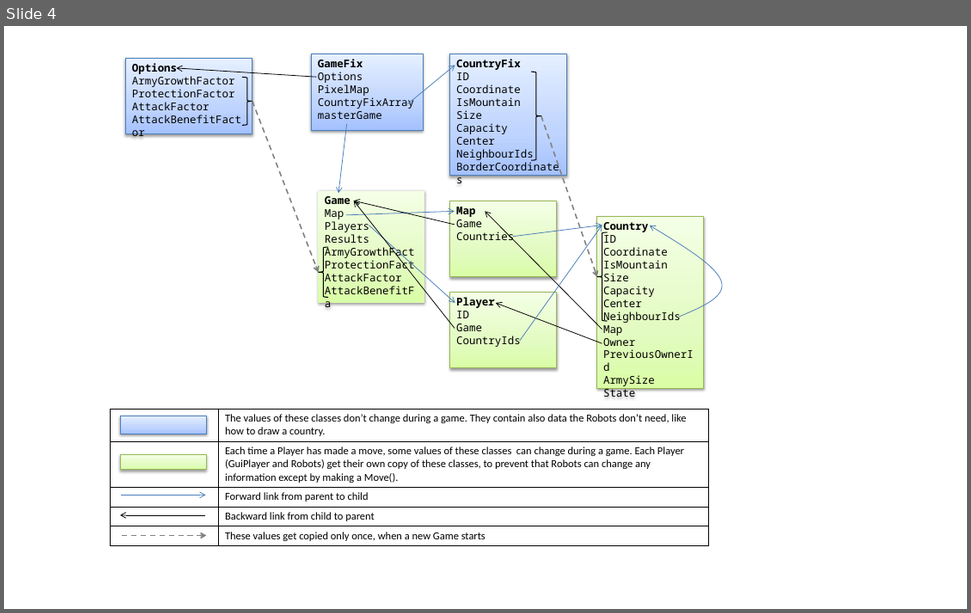
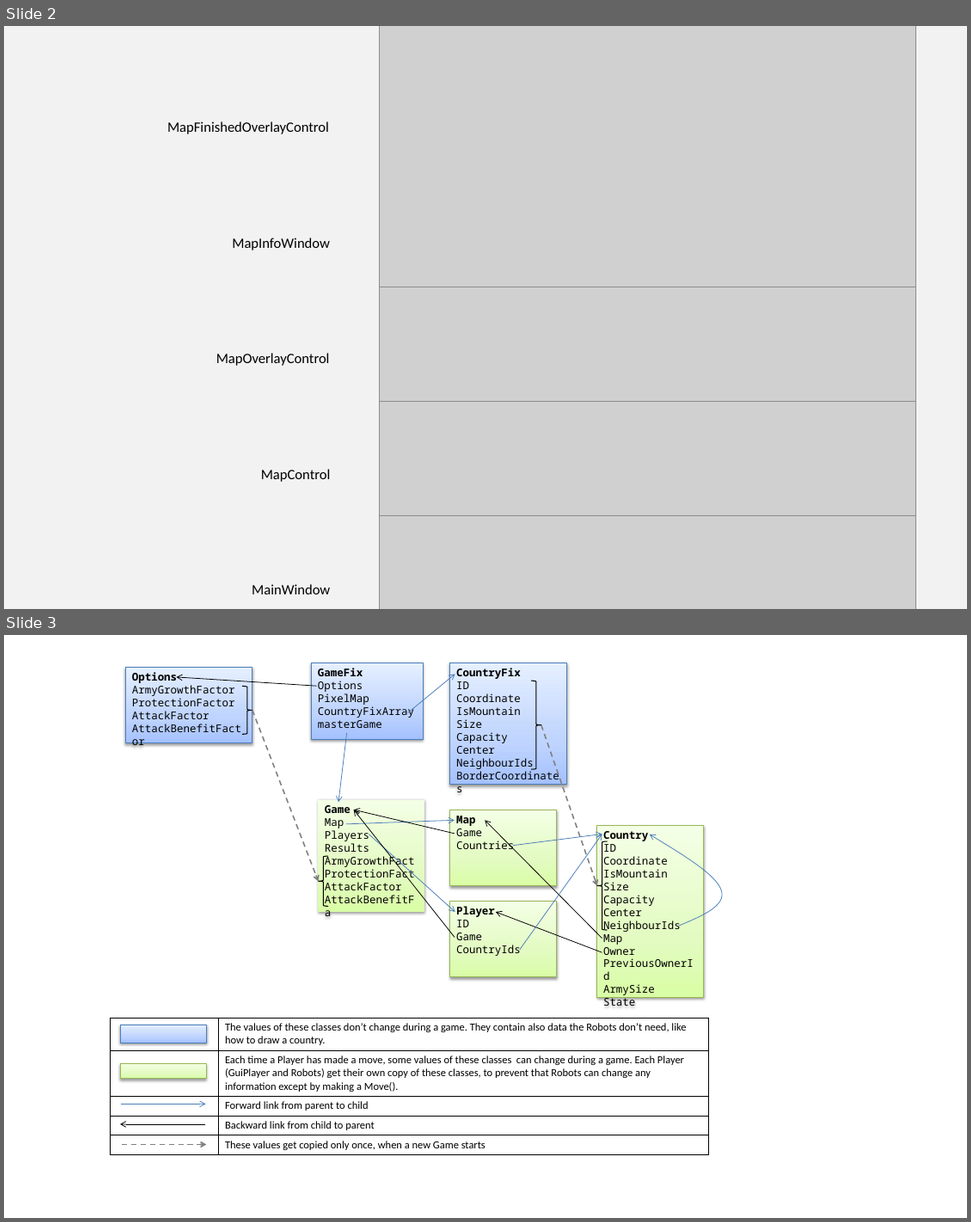
Before and after one commit to PeterHuberSg/MasterGrab, a slide deck: Design.pptx. Shown one above the other, each under a label of ours: slide 4 before the commit, slides 2 and 3 after it. The pictures are 971x613 and 971x1222 pixels, drawn with LibreOffice and Linux fonts; fonts in the diff are those of the drawing; grey boxes stand for pictures. Boxes give left, top, right and bottom in pixels: in the first picture for what was removed or moved away, otherwise in the second. Text is boxed around its words. In the diff, an @@ line names an element or a change of style, - is before the commit and + after.

Commit message:
Design.ptx: documented the different of MainWindow displaying the map.

```diff
--- a/Design.pptx
+++ b/Design.pptx
@@ slide 2 added at bbox=[4, 26, 967, 609], background #F2F2F2 @@
@@ picture added at bbox=[379, 26, 916, 401] @@
@@ picture added at bbox=[379, 26, 916, 287] @@
@@ text added at bbox=[167, 121, 329, 134], 16 pt, text #000000 @@
+MapFinishedOverlayControl
@@ picture added at bbox=[379, 113, 916, 515] @@
@@ picture added at bbox=[379, 227, 916, 609] @@
@@ text added at bbox=[232, 238, 330, 250], 16 pt, text #000000 @@
+MapInfoWindow
@@ text added at bbox=[216, 353, 330, 366], 16 pt, text #000000 @@
+MapOverlayControl
@@ picture added at bbox=[379, 341, 916, 609] @@
@@ text added at bbox=[261, 469, 331, 482], 16 pt, text #000000 @@
+MapControl
@@ text added at bbox=[252, 584, 330, 594], 16 pt, text #000000 @@
+MainWindow
@@ what was slide 4 is now slide 3 @@
```
Also in this commit, not shown: 2 slides changed, 2 slides removed, 8 other files.
